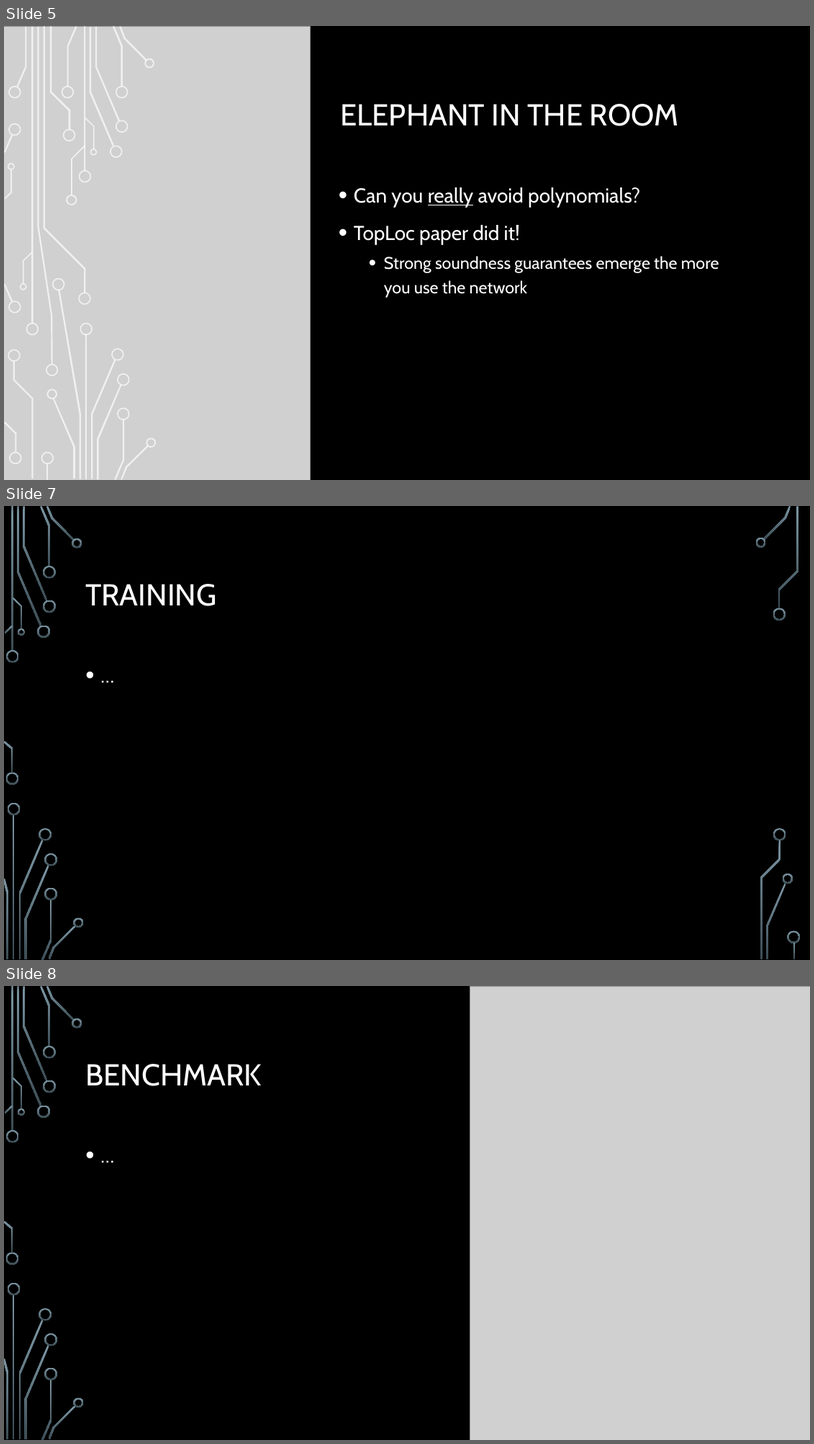
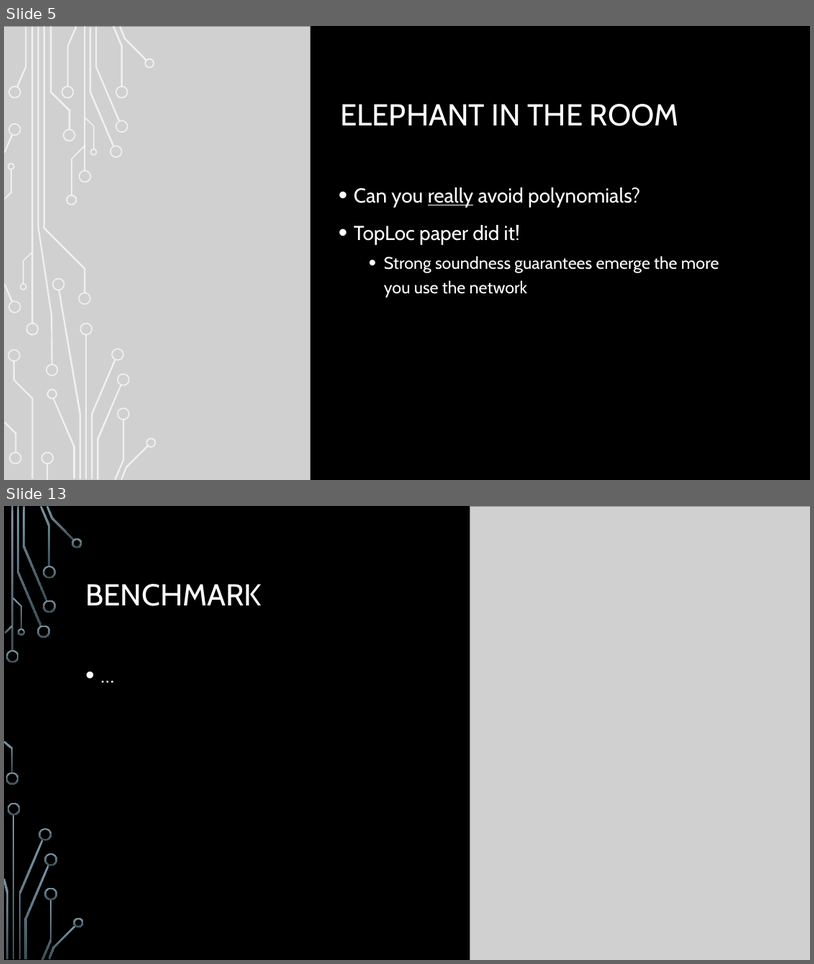
Before and after one commit to igorperic17/nomopoly, a slide deck: deck/zk-hack-berlin.pptx. Shown one above the other, each under a label of ours: slides 5, 7 and 8 before the commit, slides 5 and 13 after it; the slides between them are not shown. The pictures are 814x1444 and 814x964 pixels, drawn with LibreOffice and Linux fonts; fonts in the diff are those of the drawing; grey boxes stand for pictures; background and template pictures are left out. Boxes give left, top, right and bottom in pixels: in the first picture for what was removed or moved away, otherwise in the second. Text is boxed around its words. In the diff, an @@ line names an element or a change of style, - is before the commit and + after.

```diff
--- a/deck/zk-hack-berlin.pptx
+++ b/deck/zk-hack-berlin.pptx
@@ slide 7 removed at box(4, 506, 810, 960), background picture (left out); not listed: 31 template elements that a slide beside it also shows @@
@@ title removed at box(85, 584, 216, 606) @@
-TRAINING
@@ text removed at box(80, 655, 735, 889) @@
-• …
@@ group removed at box(756, 538, 801, 943): 5 freeform shapes @@
@@ what was slide 8 is now slide 13 @@
```
Also in this commit, not shown: 2 slides changed, 6 slides added, 9 other files.
